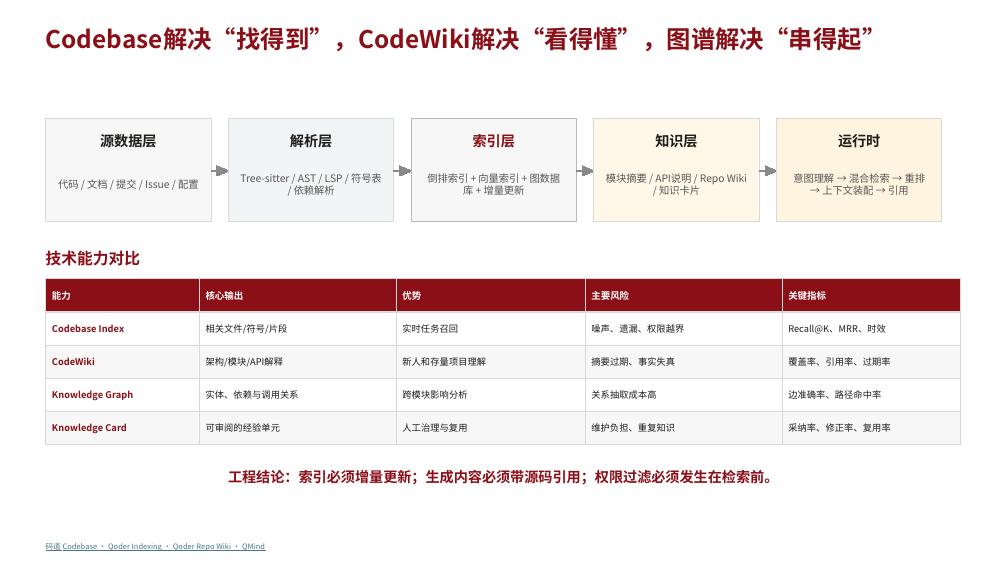
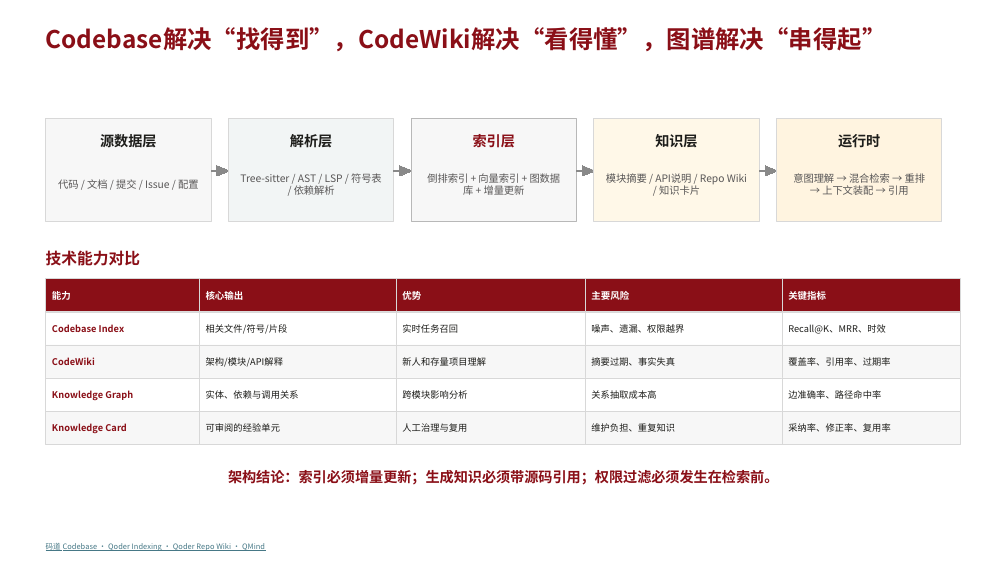
Before and after one commit to peter-liu1997/ai-solution-reports, a slide deck: slide 5 of AI-Coding-工具能力赋能-16页华为企业方案风格版.pptx. Drawn at 1008x567 pixels with LibreOffice and Linux fonts; fonts in the diff are those of the drawing. Boxes give left, top, right and bottom in pixels: in the first picture for what was removed or moved away, otherwise in the second. Text is boxed around its words. In the diff, an @@ line names an element or a change of style, - is before the commit and + after.

```diff
--- a/AI-Coding-工具能力赋能-16页华为企业方案风格版.pptx
+++ b/AI-Coding-工具能力赋能-16页华为企业方案风格版.pptx
@@ text at <box>228,470,778,485</box>: text changed @@
-工程结论：索引必须增量更新；生成内容必须带源码引用；权限过滤必须发生在检索前。
+架构结论：索引必须增量更新；生成知识必须带源码引用；权限过滤必须发生在检索前。
```
Also in this commit, not shown: 9 other slides changed, 2 slides added, 2 slides removed.
